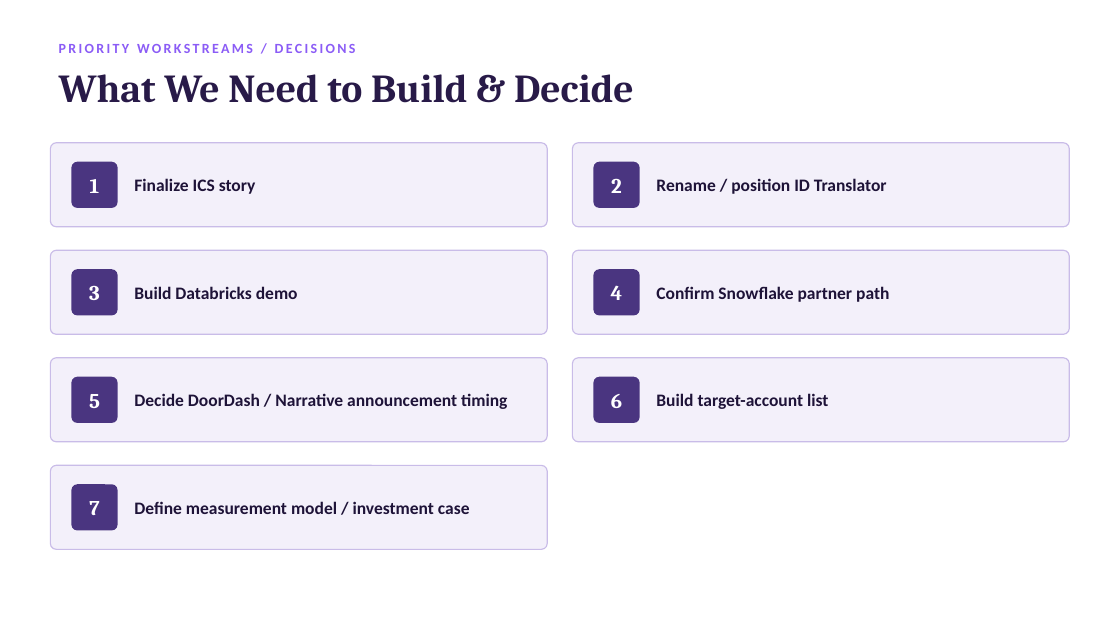
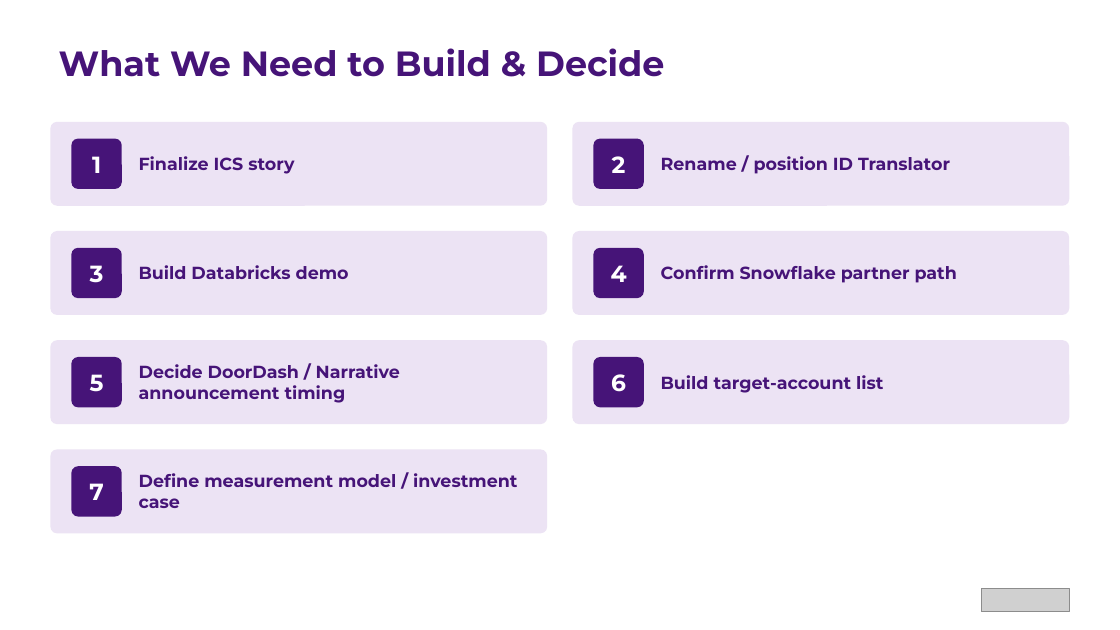
Before and after one commit to michelle21-design/powerpoint, a slide deck: slide 6 of Adstra_Fall_GTM.pptx. Drawn at 1120x630 pixels with LibreOffice and Linux fonts; fonts in the diff are those of the drawing; grey boxes stand for pictures. Boxes give left, top, right and bottom in pixels: in the first picture for what was removed or moved away, otherwise in the second. Text is boxed around its words. In the diff, an @@ line names an element or a change of style, - is before the commit and + after.

```diff
--- a/Adstra_Fall_GTM.pptx
+++ b/Adstra_Fall_GTM.pptx
@@ text "What We Need to Build ...": place and size @@
-text "What We Need to Build ..." at [59,74,634,103]
+text "What We Need to Build ..." at [59,48,664,77]
@@ text "What We Need to Build ..." at [59,48,664,77]: size 34 to 30 pt, font Cambria to Montserrat, text colour #281A48 to #461478 @@
@@ text removed at [59,44,356,53] @@
-PRIORITY WORKSTREAMS / DECISIONS
@@ text "1": place and size @@
-text "1" at [90,179,100,193]
+text "1" at [92,156,101,173]
@@ rounded rectangle: place and size @@
-rounded rectangle at [71,162,118,208]
+rounded rectangle at [71,139,122,189]
@@ text "Finalize ICS story": place and size @@
-text "Finalize ICS story" at [134,178,256,194]
+text "Finalize ICS story" at [139,156,294,174]
@@ fill #F3F0FA to #ECE3F4; outline #C9BCE8 1 pt to none; proportions changed in 7 elements at [50,450,548,534], [50,340,548,424], [573,340,1070,424], [50,231,548,315], [573,231,1070,315], [50,122,548,206], [573,122,1070,206] @@
@@ 6 rounded rectangles: place and size @@
-6 rounded rectangles at [50,143,1070,442]
+6 rounded rectangles at [50,122,1070,424]
@@ size 18 to 20 pt, font Cambria to Montserrat in 7 elements at [89,483,103,500], [611,374,626,392], [90,374,104,392], [90,265,104,283], [611,265,627,282], [92,156,101,173], [612,156,626,173] @@
@@ text "2": place and size @@
-text "2" at [611,178,622,193]
+text "2" at [612,156,626,173]
@@ fill #4A3580 to #461478; proportions changed in 7 elements at [71,466,122,517], [71,357,122,408], [594,357,644,408], [594,248,644,298], [71,248,122,298], [71,139,122,189], [594,139,644,189] @@
@@ rounded rectangle: place and size @@
-rounded rectangle at [594,162,640,208]
+rounded rectangle at [594,139,644,189]
@@ font Calibri to Montserrat, text colour #1E1338 to #461478 in 7 elements at [139,473,517,508], [661,375,883,393], [139,364,400,403], [139,265,349,279], [661,265,957,283], [139,156,294,174], [661,156,950,174] @@
@@ text "Rename / position ID Translator": place and size @@
-text "Rename / position ID Translator" at [656,178,887,194]
+text "Rename / position ID Translator" at [661,156,950,174]
@@ text "Build Databricks demo": place and size @@
-text "Build Databricks demo" at [134,286,298,299]
+text "Build Databricks demo" at [139,265,349,279]
@@ text "Confirm Snowflake partner path": place and size @@
-text "Confirm Snowflake partner path" at [656,286,889,302]
+text "Confirm Snowflake partner path" at [661,265,957,283]
@@ text "3": place and size @@
-text "3" at [89,286,100,300]
+text "3" at [90,265,104,283]
@@ rounded rectangle: place and size @@
-rounded rectangle at [71,270,118,316]
+rounded rectangle at [71,248,122,298]
@@ text "4": place and size @@
-text "4" at [611,285,623,300]
+text "4" at [611,265,627,282]
@@ rounded rectangle: place and size @@
-rounded rectangle at [594,270,640,316]
+rounded rectangle at [594,248,644,298]
@@ text "5": place and size @@
-text "5" at [89,394,100,408]
+text "5" at [90,374,104,392]
@@ rounded rectangle: place and size @@
-rounded rectangle at [71,377,118,423]
+rounded rectangle at [71,357,122,408]
@@ text "Decide DoorDash / Narrative announcement ...": place and size @@
-text "Decide DoorDash / Narrative announcement ..." at [134,393,507,409]
+text "Decide DoorDash / Narrative announcement ..." at [139,364,400,403]
@@ text "6": place and size @@
-text "6" at [611,394,622,408]
+text "6" at [611,374,626,392]
@@ rounded rectangle: place and size @@
-rounded rectangle at [594,377,640,423]
+rounded rectangle at [594,357,644,408]
@@ text "Build target-account list": place and size @@
-text "Build target-account list" at [656,393,828,409]
+text "Build target-account list" at [661,375,883,393]
@@ rounded rectangle: place and size @@
-rounded rectangle at [50,465,548,549]
+rounded rectangle at [50,450,548,534]
@@ text "7": place and size @@
-text "7" at [89,501,99,515]
+text "7" at [89,483,103,500]
@@ rounded rectangle: place and size @@
-rounded rectangle at [71,484,118,530]
+rounded rectangle at [71,466,122,517]
@@ text "Define measurement model / investment ...": place and size @@
-text "Define measurement model / investment ..." at [134,501,470,514]
+text "Define measurement model / investment ..." at [139,473,517,508]
@@ picture added at [981,588,1070,612] @@
```
Also in this commit, not shown: 5 other slides changed, 6 other files.
